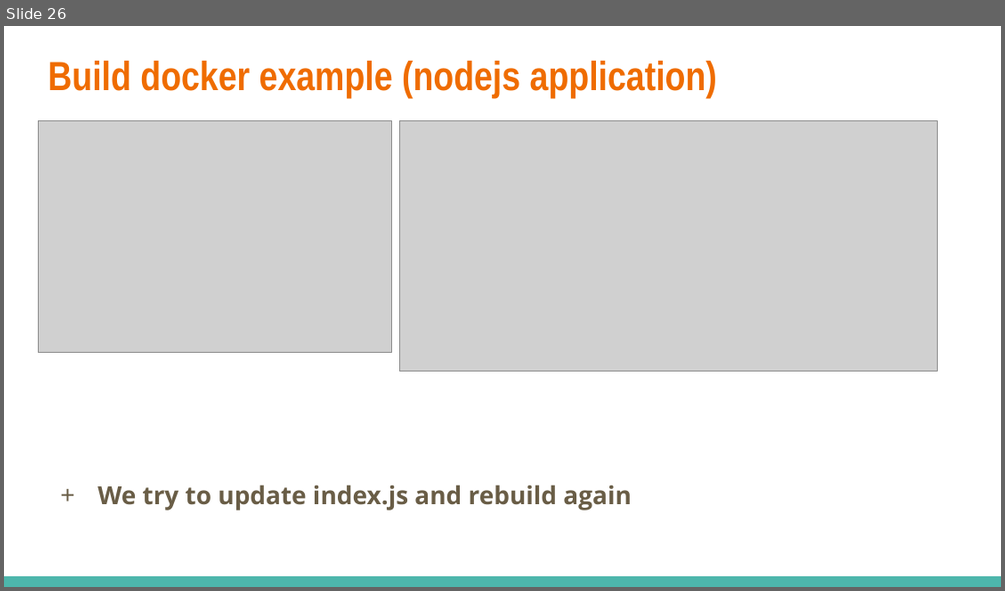
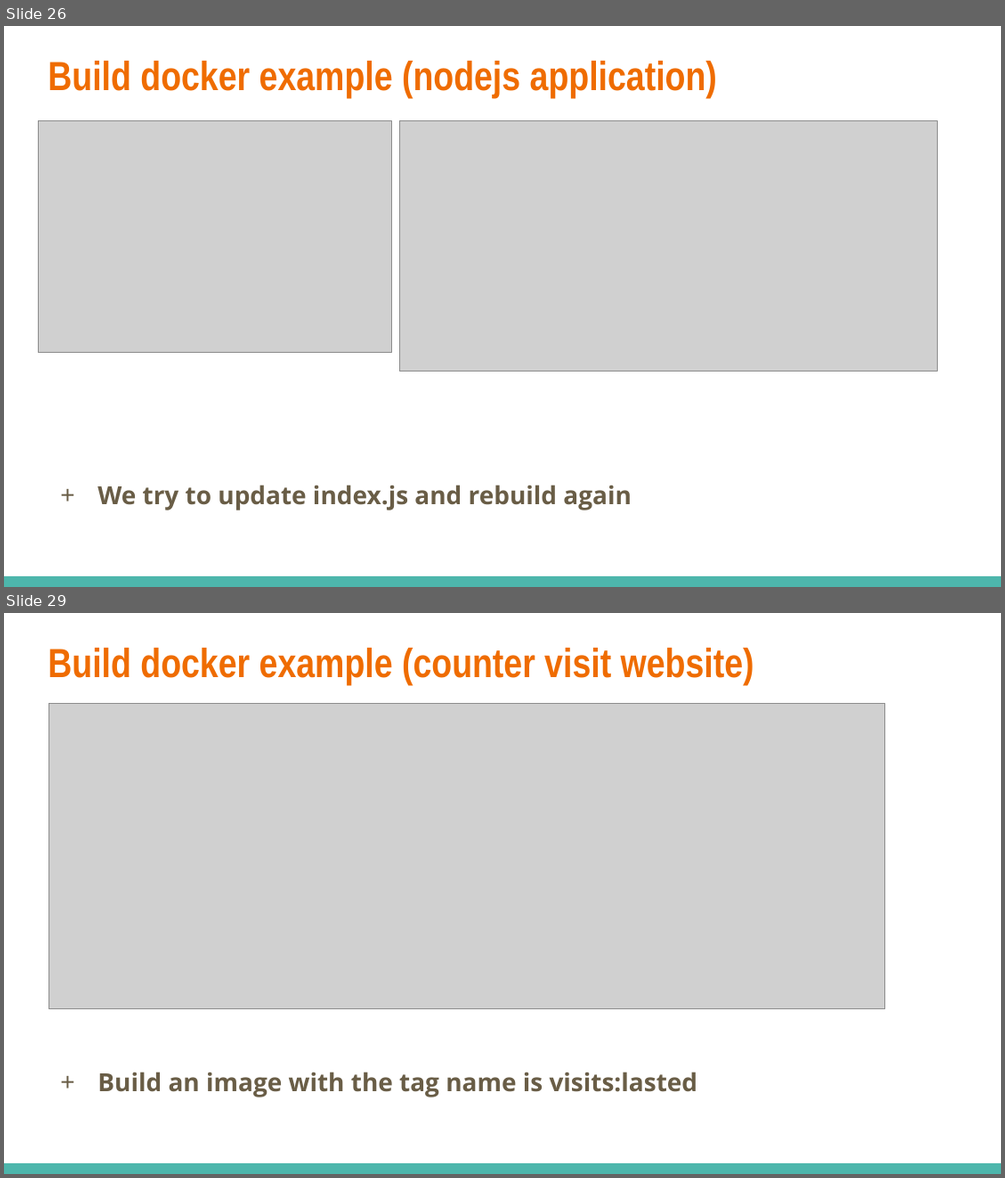
Before and after one commit to dinhhung09138/Learning-Example, a slide deck: Docker - 03 - Build a Custom Images Through Docker.pptx. Shown one above the other, each under a label of ours: slide 26 before the commit, slides 26 and 29 after it; the slides between them are not shown. The pictures are 1005x591 and 1005x1178 pixels, drawn with LibreOffice and Linux fonts; fonts in the diff are those of the drawing; grey boxes stand for pictures. Boxes give left, top, right and bottom in pixels: in the first picture for what was removed or moved away, otherwise in the second. Text is boxed around its words. In the diff, an @@ line names an element or a change of style, - is before the commit and + after.

Commit message:
Build counter website node app and redis cache

```diff
--- a/Docker - 03 - Build a Custom Images Through Docker.pptx
+++ b/Docker - 03 - Build a Custom Images Through Docker.pptx
@@ slide 29 added at <box>4,613,1001,1174</box>, background #FFFFFF; not listed: 1 template element that a slide beside it also shows @@
@@ title added at <box>48,648,754,685</box>, 29.4 pt, text #EF6C00, bold @@
+Build docker example (counter visit website)
@@ picture added at <box>48,704,885,1009</box> @@
@@ text added at <box>97,1071,698,1097</box>, 18 pt, text #695D46, bold @@
++ Build an image with the tag name is visits:lasted
```
Also in this commit, not shown: 1 slide changed, 11 other slides added, 4 other files.
